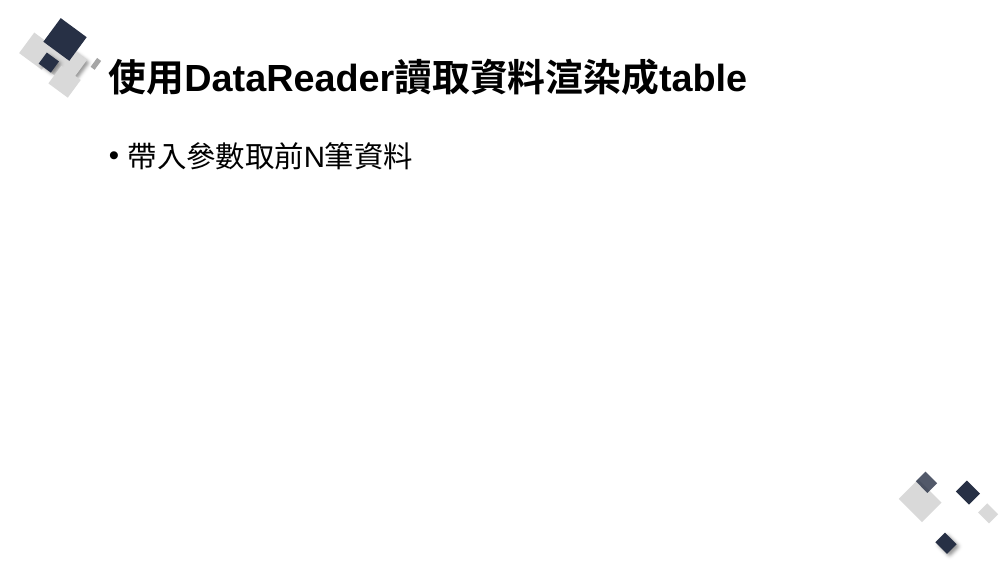
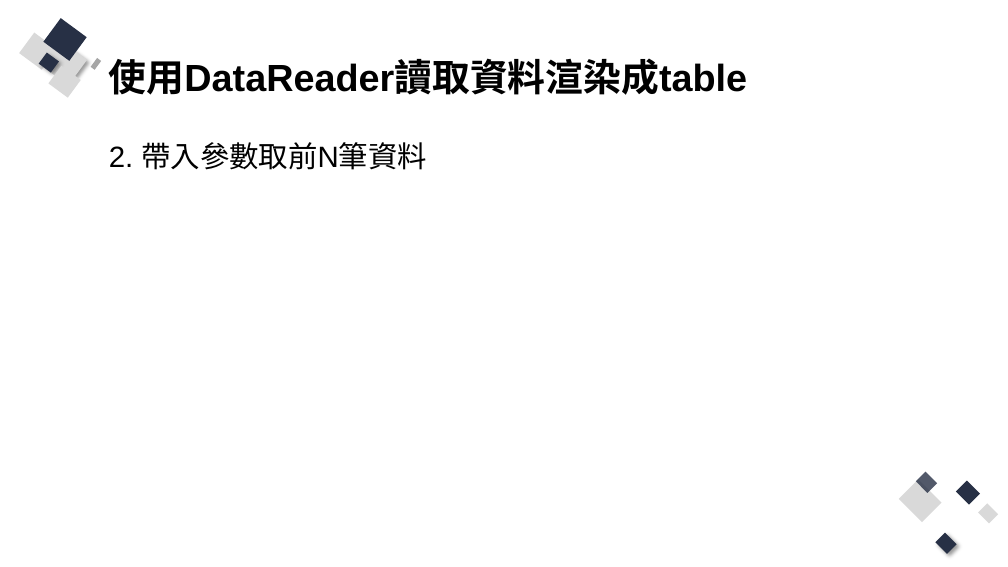
Before and after one commit to Q81JIAXIONG/-, a slide deck: slide 43 of 投影片/3.網站程式與資料庫溝通、互動.pptx (slide 42 before the commit). Drawn at 1008x567 pixels with LibreOffice and Linux fonts; fonts in the diff are those of the drawing. Boxes give left, top, right and bottom in pixels: in the first picture for what was removed or moved away, otherwise in the second. Text is boxed around its words. In the diff, an @@ line names an element or a change of style, - is before the commit and + after.

```diff
--- a/投影片/3.網站程式與資料庫溝通、互動.pptx
+++ b/投影片/3.網站程式與資料庫溝通、互動.pptx
@@ text at (109, 142, 426, 170): text changed @@
-• 帶入參數取前N筆資料
+2. 帶入參數取前N筆資料
```
Also in this commit, not shown: 1 other slide changed, 3 slides added, 3 slides removed, 8 other files.
